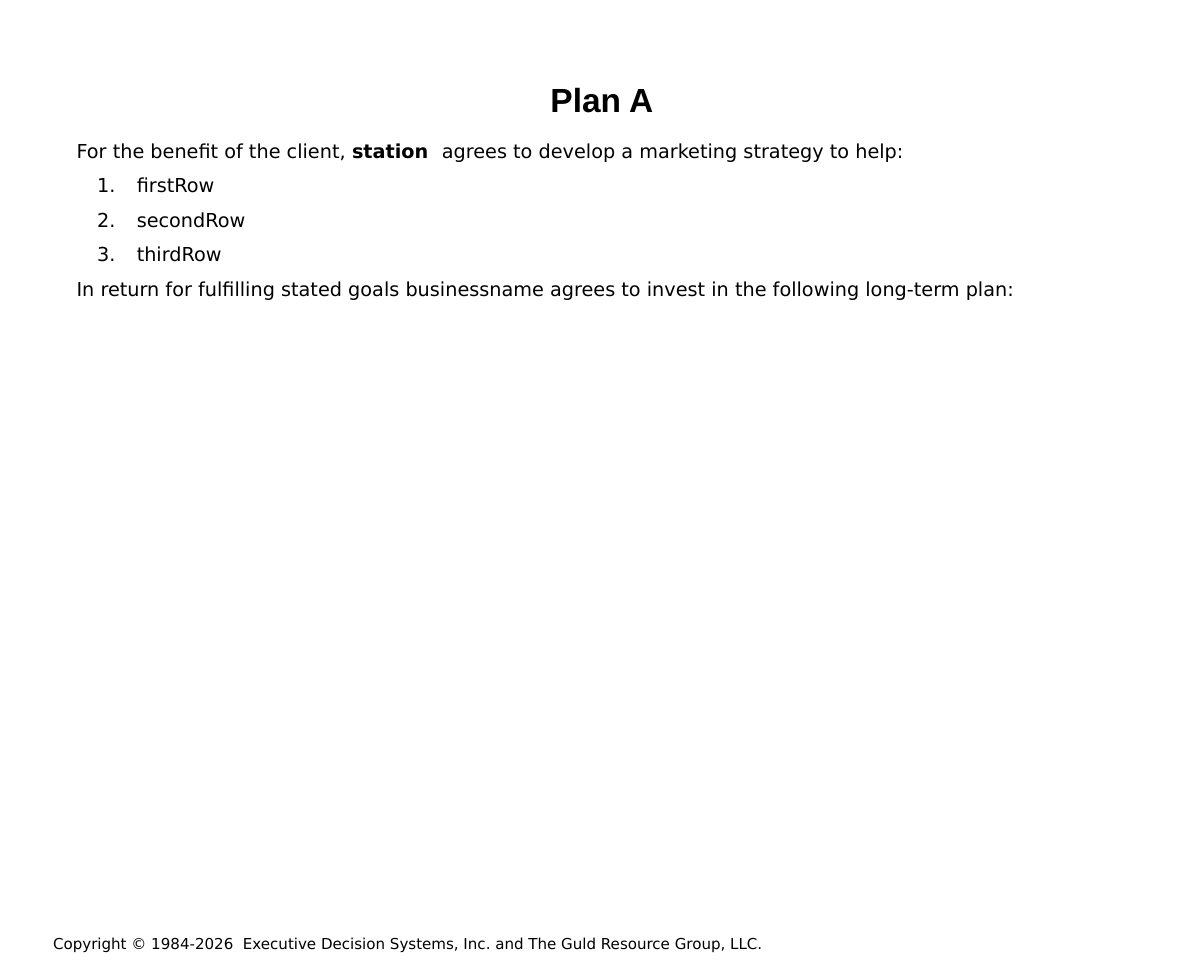
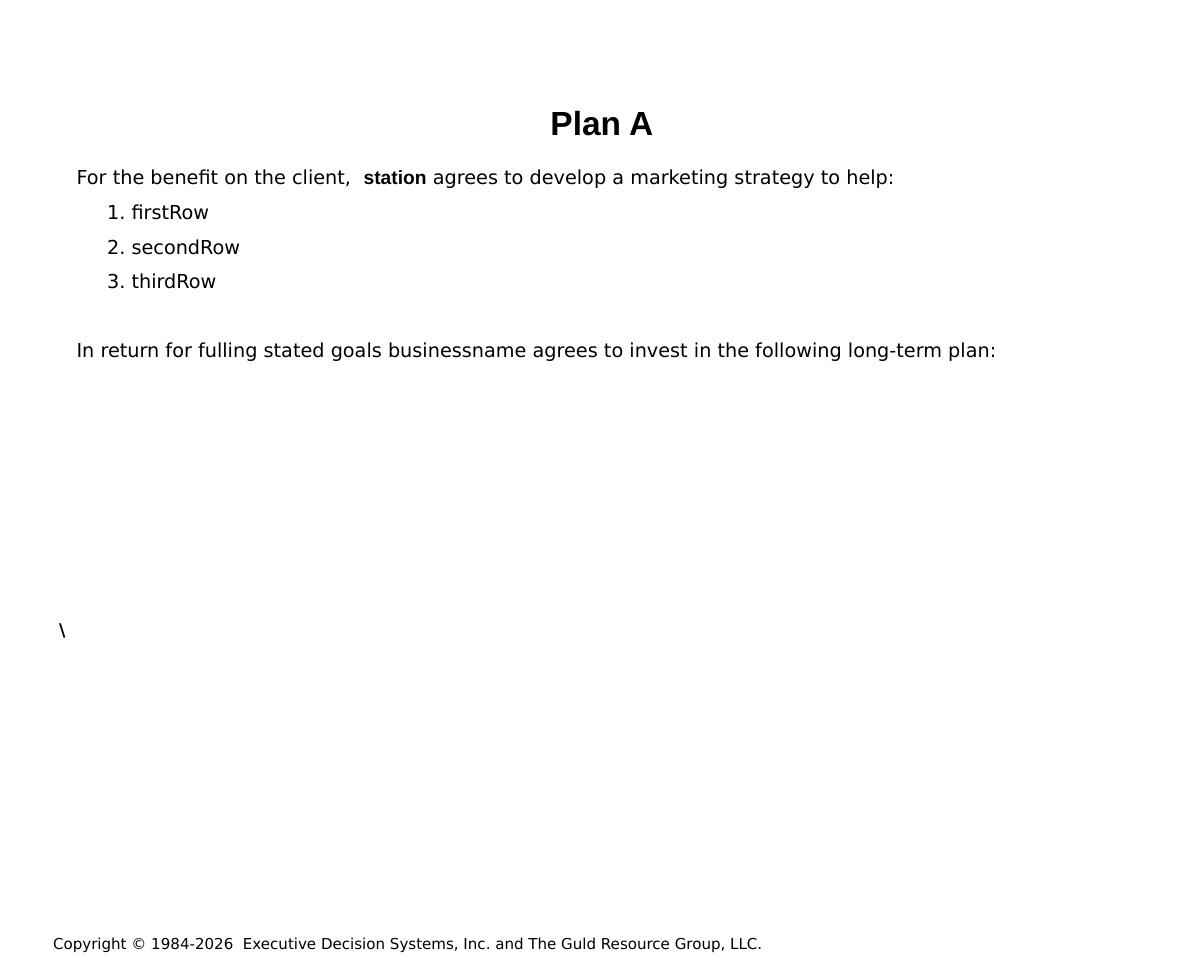
Before and after one commit to hintonandrew510/wizardfrontend, a slide deck: slide 34 of mavenprojectSCR/src/main/resources/powerpointtemplate/tvTemplate.pptx. Drawn at 1204x963 pixels with LibreOffice and Linux fonts; fonts in the diff are those of the drawing; background and template pictures are left out. Boxes give left, top, right and bottom in pixels: in the first picture for what was removed or moved away, otherwise in the second. Text is boxed around its words. In the diff, an @@ line names an element or a change of style, - is before the commit and + after.

```diff
--- a/mavenprojectSCR/src/main/resources/powerpointtemplate/tvTemplate.pptx
+++ b/mavenprojectSCR/src/main/resources/powerpointtemplate/tvTemplate.pptx
@@ title "Plan A": place and size @@
-title "Plan A" at [550,87,653,113]
+title "Plan A" at [550,110,653,136]
@@ text at [77,169,996,361]: text changed @@
-For the benefit of the client, station agrees to develop a marketing strategy to help:
-1. firstRow
-2. secondRow
-3. thirdRow
-In return for fulfilling stated goals businessname agrees to invest in the following long-term plan:
+For the benefit on the client, station agrees to develop a marketing strategy to help:
+1. firstRow
+2. secondRow
+3. thirdRow
+In return for fulling stated goals businessname agrees to invest in the following long-term plan:
@@ text added at [47,614,1157,643], 10.5 pt, text #000000, bold @@
+\
```
Also in this commit, not shown: 2 other files.
